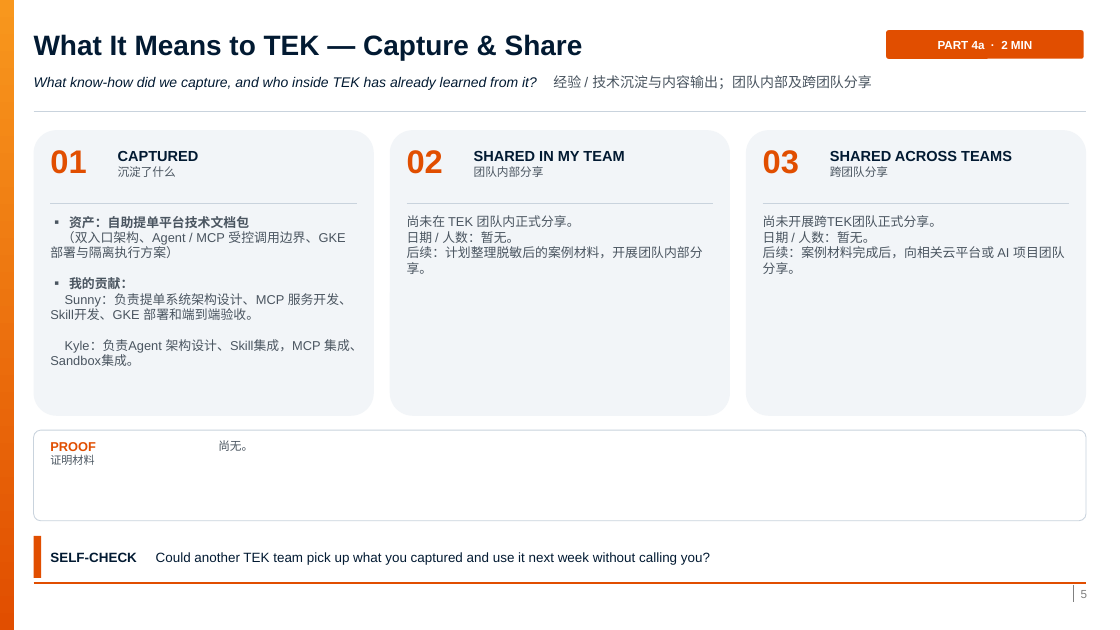
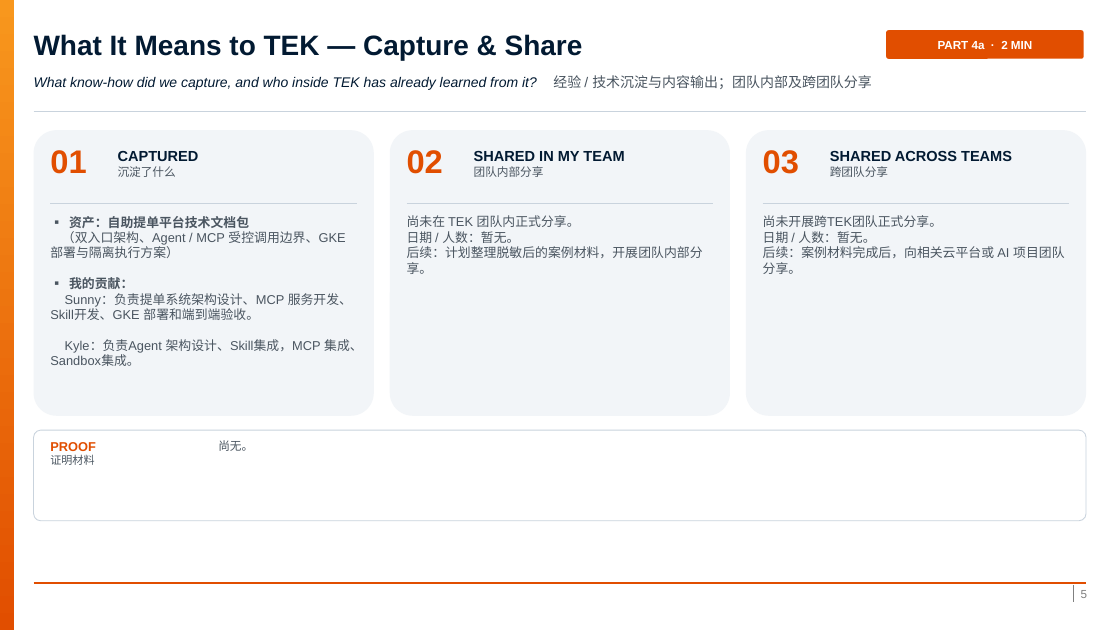
Before and after one commit to smartnolike/deepagent-skill, a slide deck: slide 5 of docs/final_opss.pptx. Drawn at 1120x630 pixels with LibreOffice and Linux fonts; fonts in the diff are those of the drawing; background and template pictures are left out. Boxes give left, top, right and bottom in pixels: in the first picture for what was removed or moved away, otherwise in the second. Text is boxed around its words. In the diff, an @@ line names an element or a change of style, - is before the commit and + after.

```diff
--- a/docs/final_opss.pptx
+++ b/docs/final_opss.pptx
@@ rectangle removed at <box>34,536,41,578</box> @@
@@ text removed at <box>50,552,710,565</box> @@
-SELF-CHECK Could another TEK team pick up what you captured and use it next week without calling you?
```
Also in this commit, not shown: 3 other slides changed.
